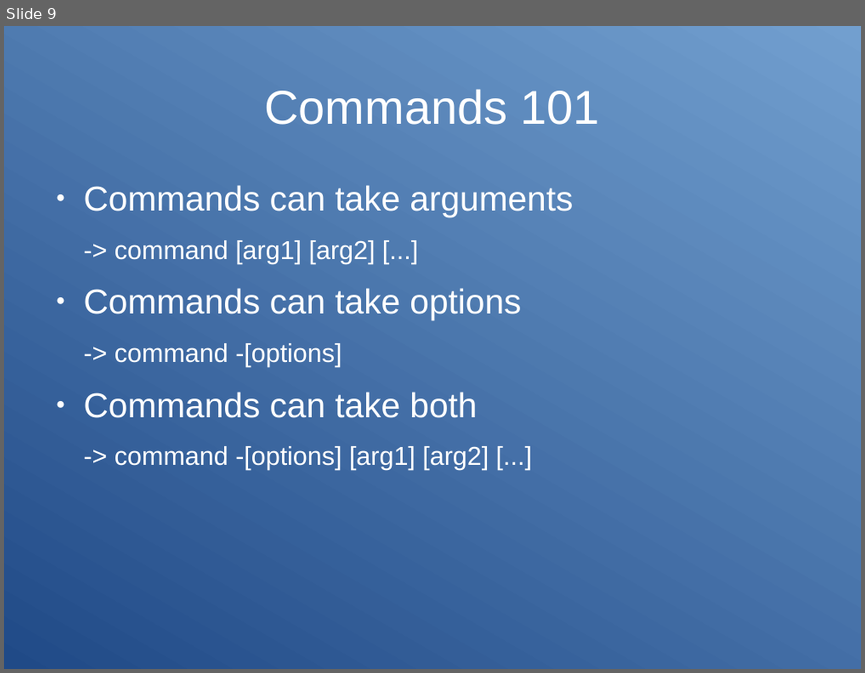
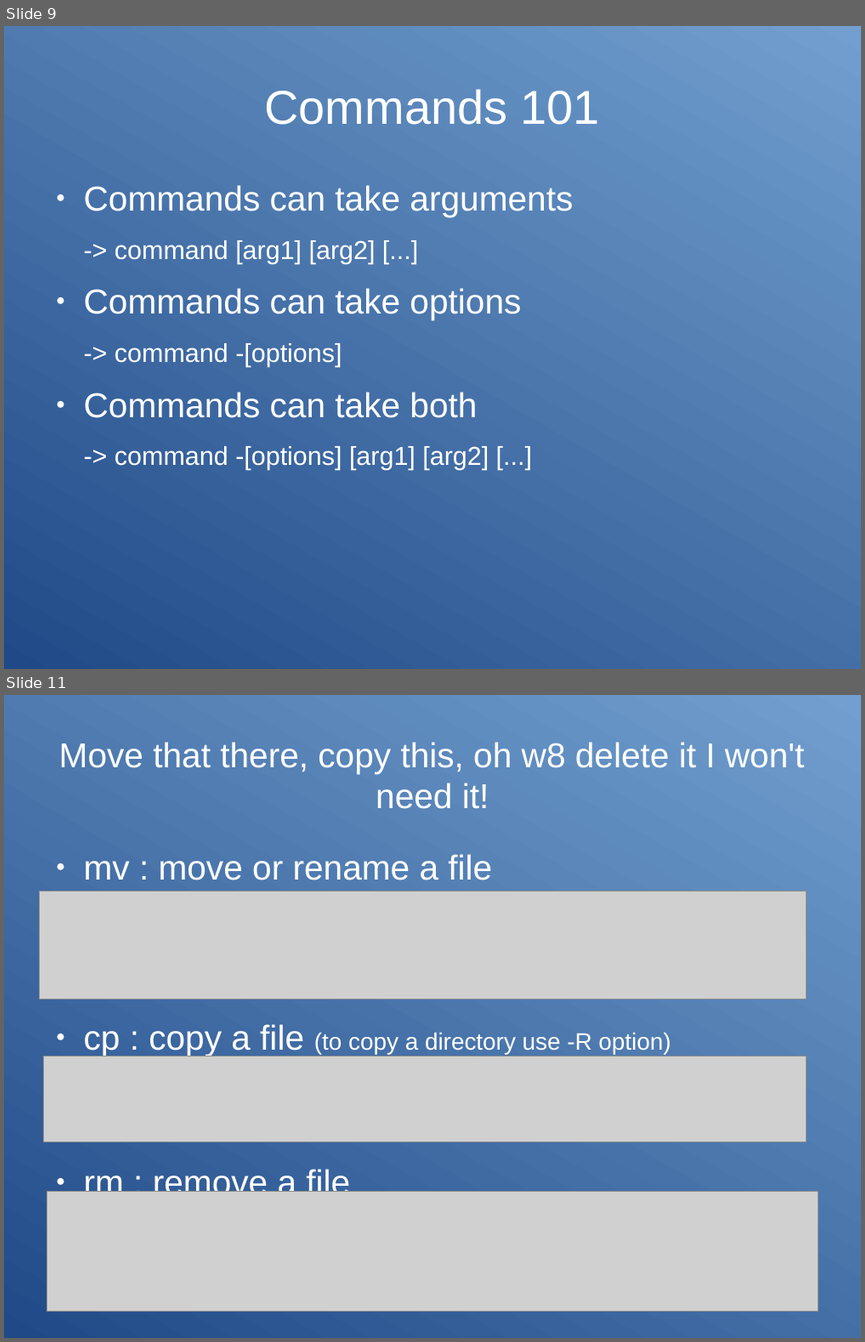
Before and after one commit to Clibre/An-introduction-to-bash, a slide deck: presentation.odp. Shown one above the other, each under a label of ours: slide 9 before the commit, slides 9 and 11 after it; the slides between them are not shown. The pictures are 865x673 and 865x1342 pixels, drawn with LibreOffice and Linux fonts; fonts in the diff are those of the drawing; grey boxes stand for pictures. Boxes give left, top, right and bottom in pixels: in the first picture for what was removed or moved away, otherwise in the second. Text is boxed around its words. In the diff, an @@ line names an element or a change of style, - is before the commit and + after.

```diff
--- a/presentation.odp
+++ b/presentation.odp
@@ slide 11 added at (x1=4, y1=695, x2=861, y2=1338), background gradient #204A87 to #729FCF @@
@@ title added at (x1=59, y1=742, x2=805, y2=809), 32 pt, text #FFFFFF @@
+Move that there, copy this, oh w8 delete it I won't need it!
@@ text added at (x1=84, y1=854, x2=670, y2=1201), 32 pt, text #FFFFFF @@
+● mv : move or rename a file
+● cp : copy a file (to copy a directory use -R option)
+● rm : remove a file
@@ picture added at (x1=40, y1=891, x2=806, y2=999) @@
@@ picture added at (x1=44, y1=1056, x2=806, y2=1142) @@
@@ picture added at (x1=47, y1=1191, x2=818, y2=1310) @@
```
Also in this commit, not shown: 2 slides changed, 1 other slide added, 8 other files.
